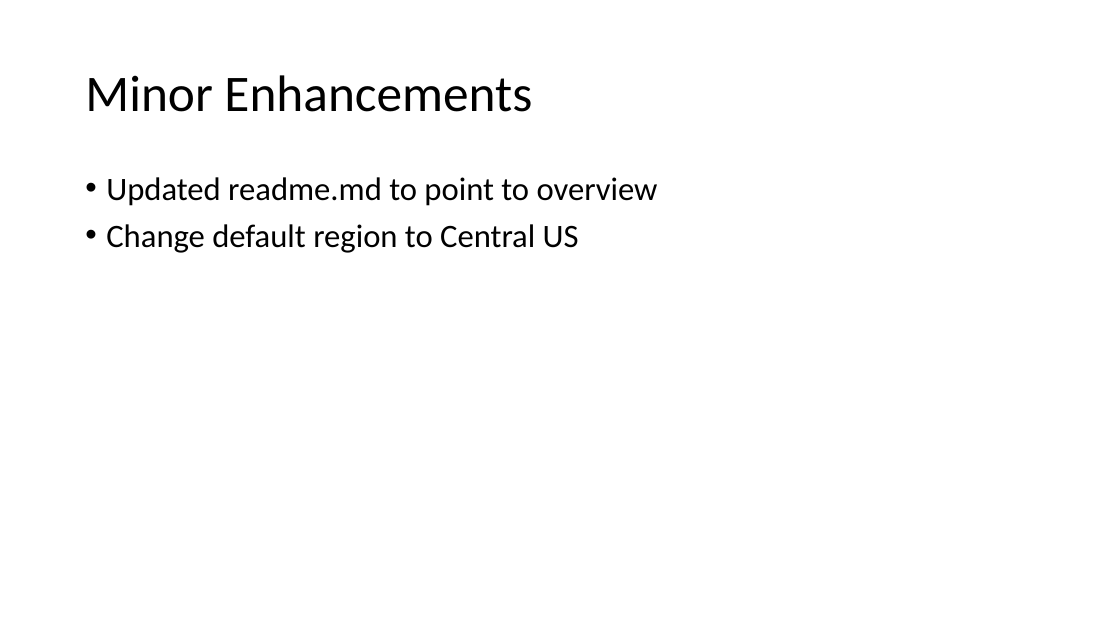
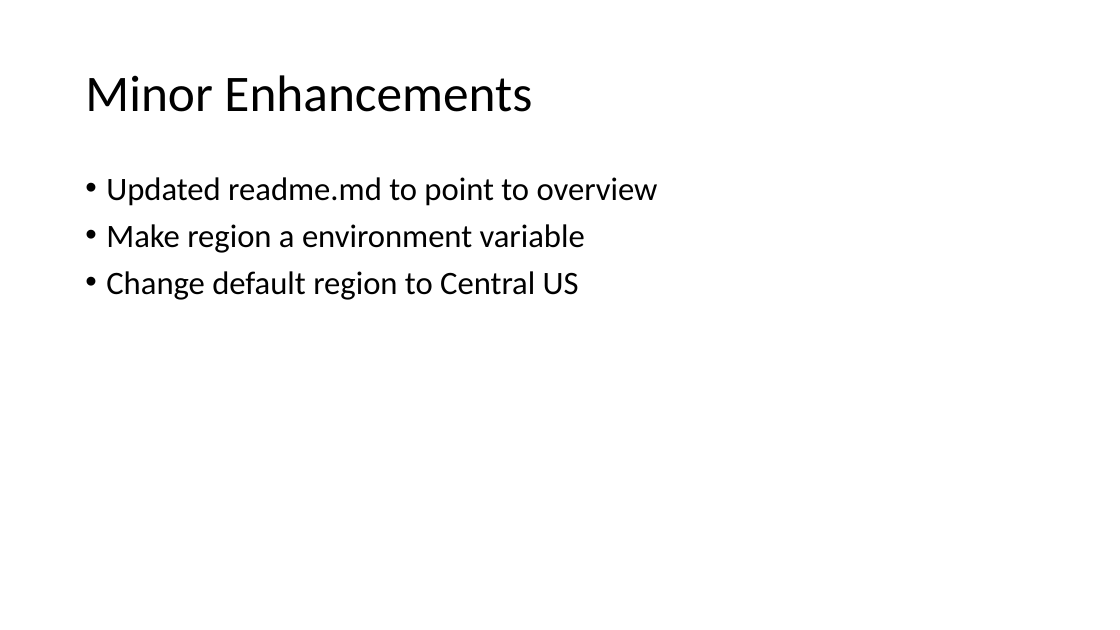
Before and after one commit to glennswest/ocpupi4azure, a slide deck: slide 7 of doc/azocpupidemo3.pptx (slide 4 before the commit). Drawn at 1120x630 pixels with LibreOffice and Linux fonts; fonts in the diff are those of the drawing. Boxes give left, top, right and bottom in pixels: in the first picture for what was removed or moved away, otherwise in the second. Text is boxed around its words. In the diff, an @@ line names an element or a change of style, - is before the commit and + after.

```diff
--- a/doc/azocpupidemo3.pptx
+++ b/doc/azocpupidemo3.pptx
@@ text at (106, 224, 585, 253): paragraph added @@
+• Make region a environment variable
```
Also in this commit, not shown: 1 other slide changed, 3 slides added, 2 other files.
